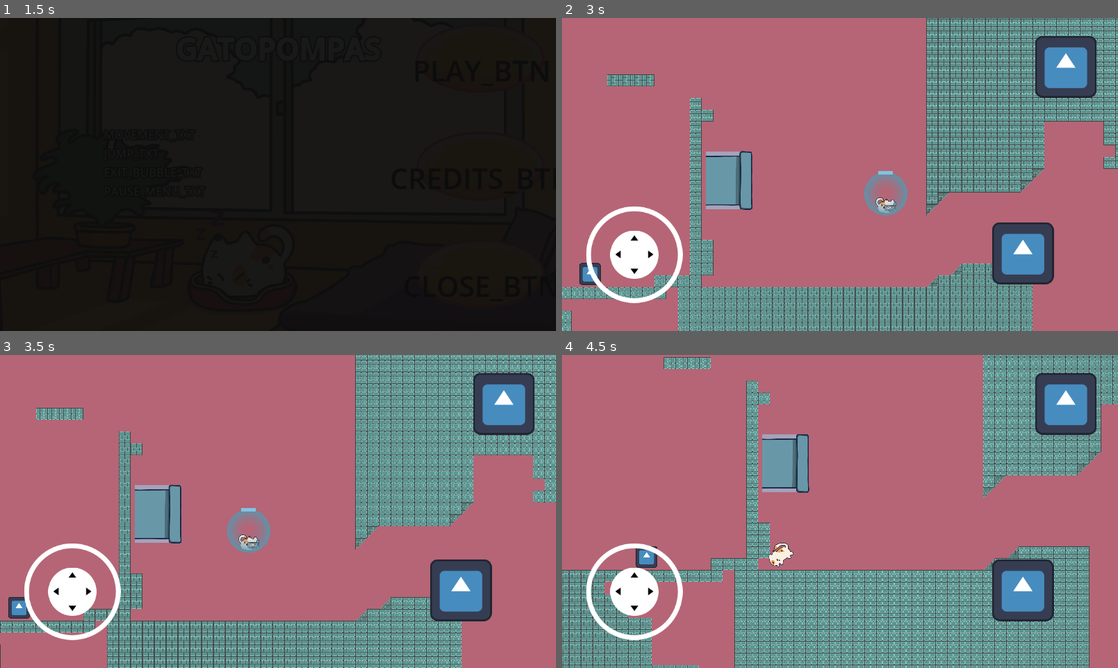
Above: before the commit, frames 1-4 (two rows, left to right).
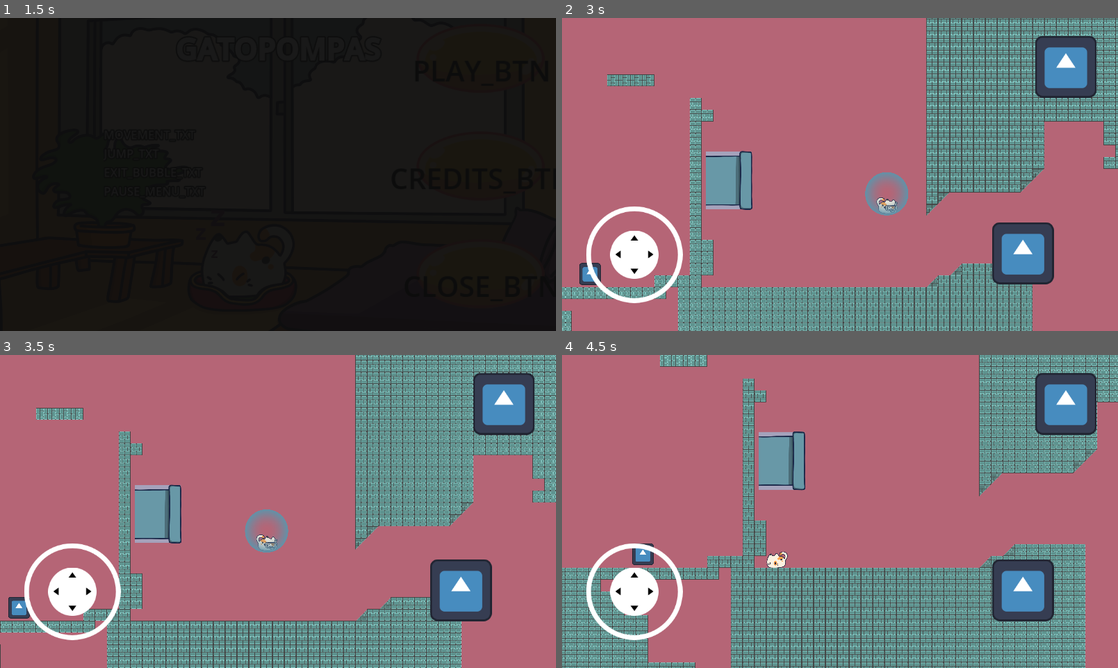
Above: after the commit, the same moments.

Repository: ManuelOteroFernandez/GGJ25
Game: Godot game, scene res://Enviroment/SceneManager/SceneManager.tscn
Same seed, same stepped clock (60 frames per second), same inputs: the game is played once before the commit and once after it. The engine's default icon, where the game draws it, is replaced by a stand-in: a white triangle on a blue panel in a dark square.
Inputs (mouse positions are in pixels of both pictures, inside the frame that each line leads up to):
- Up to frame 1 (1.5 s): click "PLAY_BTN" at 0.5 s; click "PLAY_BTN" at 1.25 s
- Up to frame 2 (3 s): tap Enter (ui_accept) at 2 s; move the mouse to (962, 158) at 2.02 s; hold Right (ui_right) 2.03-2.75 s; hold Enter (ui_accept) 2.03-2.75 s; click (962, 158) at 2.17 s; drag from (728, 190) to (612, 277) at 2.77 s
- Up to frame 3 (3.5 s): no input
- Up to frame 4 (4.5 s): move the mouse to (895, 442) at 3.52 s; hold Left (ui_left) 3.53-4.25 s; hold Enter (ui_accept) 3.53-4.25 s; drag from (812, 574) to (717, 370) at 4.27 s

Frame 1 is identical in both runs. In frame 2, 1.2% of the frame differs, in the area x 3-99%, y 0-100%; in frame 3, 2.9%; in frame 4, 23%, in the area x 0-100%, y 0-100%.

Commit message:
[FIX] Character bubble movement

Diff:
--- a/Bubble/Bubble.tscn
+++ b/Bubble/Bubble.tscn
@@ -42,12 +42,6 @@
 scale = Vector2(0.5, 0.5)
 sprite_frames = SubResource("SpriteFrames_yp2d7")
 
-[node name="ColorRect" type="ColorRect" parent="AnimatedSprite2D"]
-offset_left = -90.0
-offset_top = -268.0
-offset_right = 84.0
-offset_bottom = -228.0
-
 [node name="VisibleOnScreenNotifier2D" type="VisibleOnScreenNotifier2D" parent="."]
 
 [node name="Audio" type="AudioStreamPlayer2D" parent="."]
--- a/Character/character.gd
+++ b/Character/character.gd
@@ -53,19 +53,26 @@
 
 		if bubble.bubbleT.type == GameController.bubbleType.lineal: return
 
-		if event.is_action_pressed("ui_up") or event.is_action_released("ui_down"):
+		if event.is_action_pressed("ui_up"):
 			bubble.add_constant_central_force(Vector2.UP * FORCE_BUBBLE)
 
-		if event.is_action_pressed("ui_down") or event.is_action_released("ui_up"):
+		if event.is_action_released("ui_down") or event.is_action_released("ui_up"):
+			bubble.add_constant_central_force(Vector2.UP * bubble.constant_force)
+
+		if event.is_action_pressed("ui_down"):
 			bubble.add_constant_central_force(Vector2.DOWN * FORCE_BUBBLE)
 
 		if bubble.bubbleT.type == GameController.bubbleType.floating: return
 
-		if event.is_action_pressed("ui_right") or event.is_action_released("ui_left"):
+		if event.is_action_pressed("ui_right"):
 			bubble.add_constant_central_force(Vector2.RIGHT * FORCE_BUBBLE)
 
-		if event.is_action_pressed("ui_left") or event.is_action_released("ui_right"):
+		if event.is_action_released("ui_left") or event.is_action_released("ui_right"):
+			bubble.add_constant_central_force(Vector2.LEFT * bubble.constant_force)
+
+		if event.is_action_pressed("ui_left"):
 			bubble.add_constant_central_force(Vector2.LEFT * FORCE_BUBBLE)
+
 
 func _physics_process(delta: float) -> void:
 	var direction := Input.get_axis("ui_left", "ui_right")
@@ -97,14 +104,16 @@
 
 			var bubble = node_collision as Bubble
 			set_move_mode(MOVE_SET.BURBUJA,bubble)
+			return
 
 func set_move_mode(new_mode:MOVE_SET, bubble: Bubble = null):
-	move_mode = new_mode
-	if move_mode == MOVE_SET.BURBUJA:
+
+	if new_mode == MOVE_SET.BURBUJA:
 		if not bubble: return
 
+		move_mode = new_mode
+
 		audio_comp.play_sound(audio_comp.sound_in_bubble)
-
 
 		$CollisionShape2D.disabled = true
 		reparent(bubble)
@@ -119,6 +128,7 @@
 		bubble.pop_signal.connect(_bubble_pop)
 
 	else:
+		move_mode = new_mode
 		reparent(first_parent)
 
 		z_index = 0
